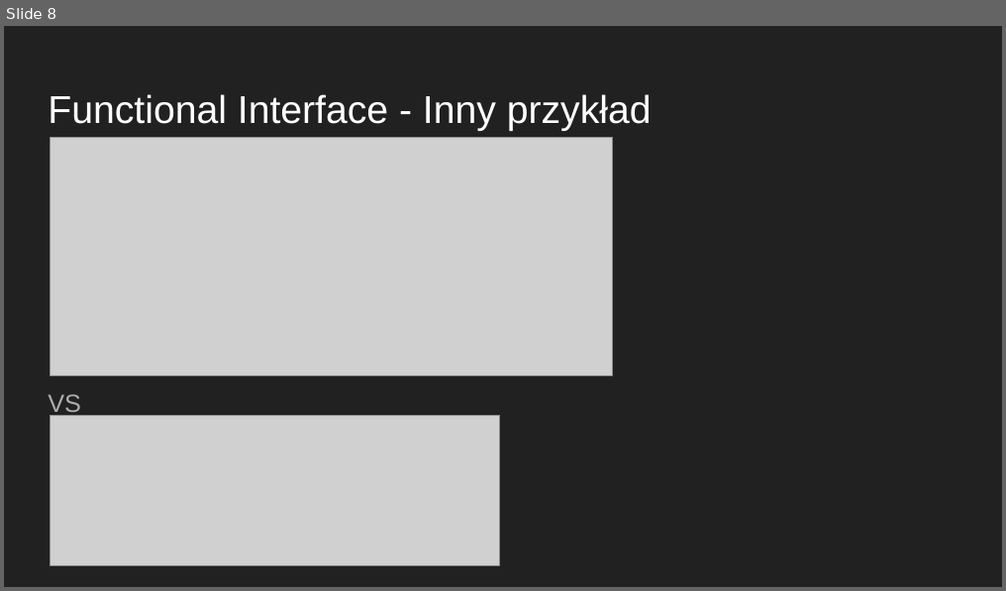
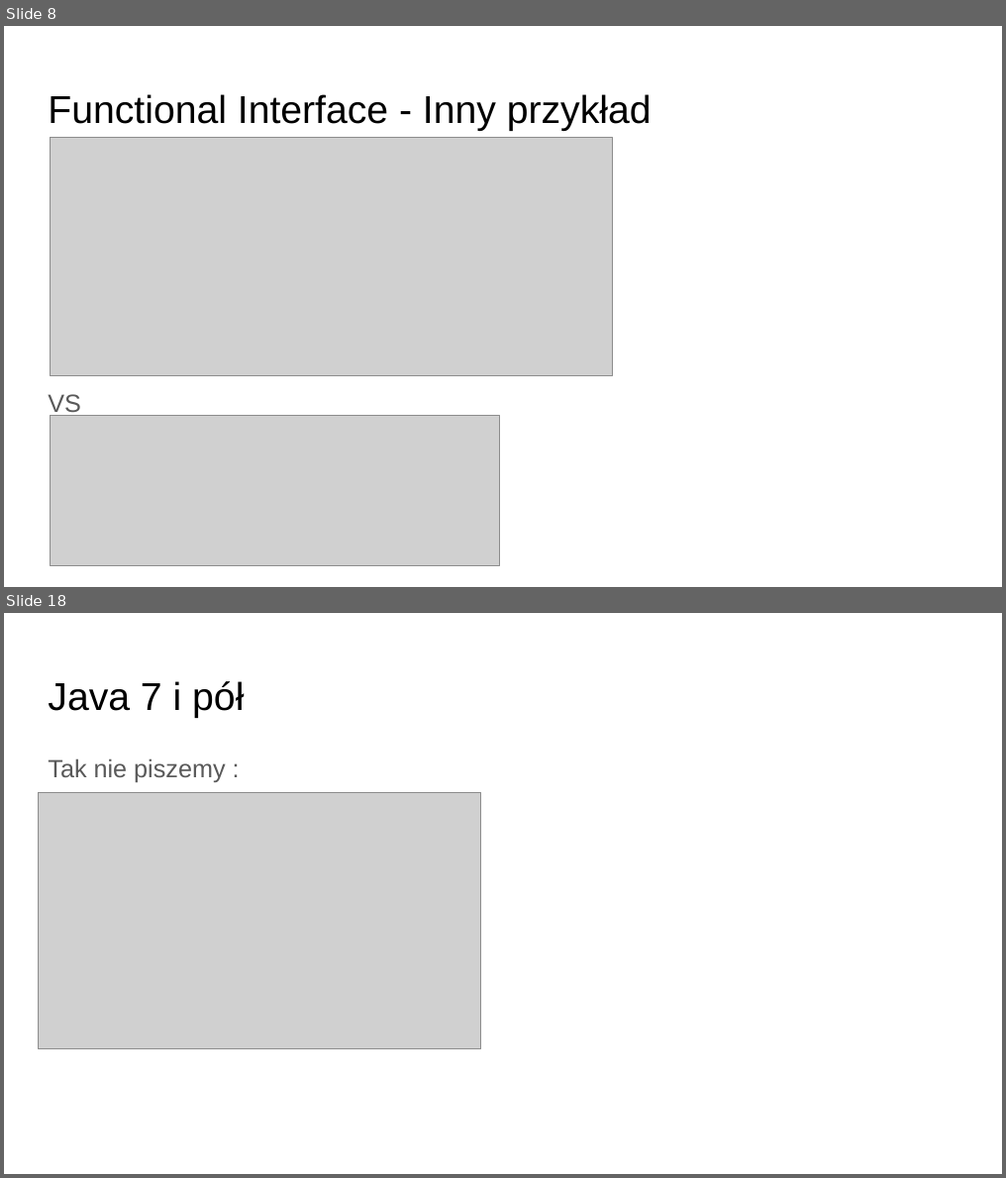
Before and after one commit to jkornacki/java8Lambda, a slide deck: Java8.pptx. Shown one above the other, each under a label of ours: slide 8 before the commit, slides 8 and 18 after it; the slides between them are not shown. The pictures are 1006x591 and 1006x1178 pixels, drawn with LibreOffice and Linux fonts; fonts in the diff are those of the drawing; grey boxes stand for pictures. Boxes give left, top, right and bottom in pixels: in the first picture for what was removed or moved away, otherwise in the second. Text is boxed around its words. In the diff, an @@ line names an element or a change of style, - is before the commit and + after.

```diff
--- a/Java8.pptx
+++ b/Java8.pptx
@@ slide 18 added at [4,613,1002,1174], background #FFFFFF @@
@@ title added at [48,681,244,718], 28 pt, text #000000 @@
+Java 7 i pół
@@ text added at [48,759,225,782], 18 pt, text #595959 @@
+Tak nie piszemy :
@@ picture added at [38,792,481,1049] @@
@@ slide 8 changed as well @@
@@ background #212121 to #FFFFFF @@
@@ title "Functional Interface - Inny przykład" at [48,94,651,131]: text colour #FFFFFF to #000000 @@
@@ text "VS" at [48,394,81,418]: text colour #ADADAD to #595959 @@
```
Also in this commit, not shown: 9 other slides changed, 12 other slides added, 2 slides removed, 4 other files.
